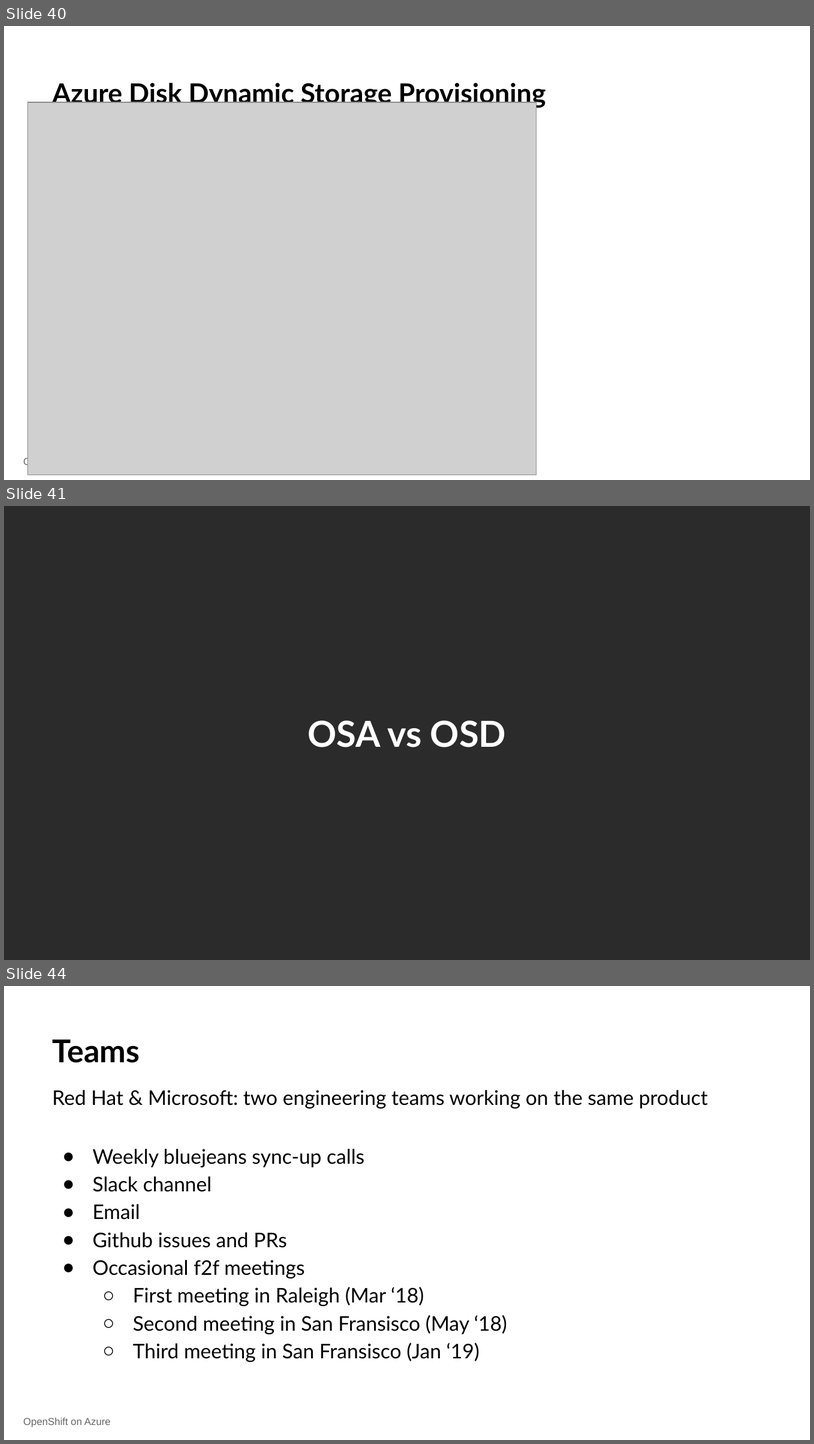
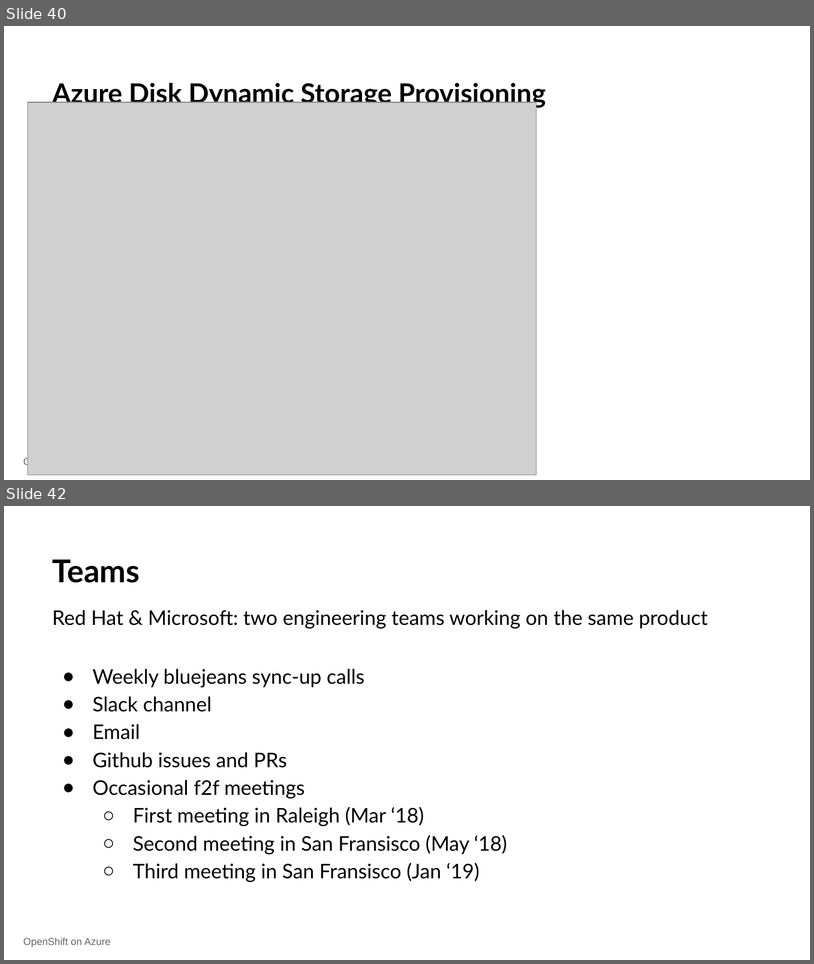
Before and after one commit to 0xmichalis/talks, a slide deck: 2019_brno_devconf/osa.odp. Shown one above the other, each under a label of ours: slides 40, 41 and 44 before the commit, slides 40 and 42 after it; the slides between them are not shown. The pictures are 814x1444 and 814x964 pixels, drawn with LibreOffice and Linux fonts; fonts in the diff are those of the drawing; grey boxes stand for pictures; background and template pictures are left out; a plain dark background stands for a picture behind light text. Boxes give left, top, right and bottom in pixels: in the first picture for what was removed or moved away, otherwise in the second. Text is boxed around its words. In the diff, an @@ line names an element or a change of style, - is before the commit and + after.

```diff
--- a/2019_brno_devconf/osa.odp
+++ b/2019_brno_devconf/osa.odp
@@ slide 41 removed at <box>4,506,810,960</box>, background picture (left out) @@
@@ text removed at <box>308,720,506,747</box> @@
-OSA vs OSD
@@ what was slide 44 is now slide 42 @@
```
Also in this commit, not shown: 4 slides changed, 3 slides added, 1 other slide removed.
